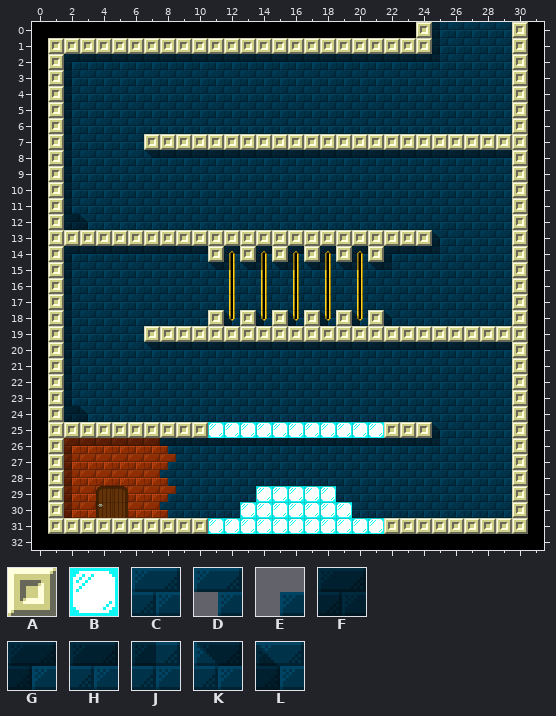
Tiled map, stored at maps/test5.tmx. Above: the version before the commit.
Cells are 16x16 px. Shown: x 0..31, y 0..32.
Key: from "blocks": A 0, B 24; from "insidehouse": C 3, D 4, E 5, F 16, G 17, H 18, J 20, K 21, L 22.
_ is an empty cell.
Layers that did not change in this view are not listed.
Layer "blue" before, first column x 4:
11 CCCCCCCCCCCCCCCCCCCCCCCCCCAF
12 CCCCCCCCCCCCCCCCCCCCCCCCCCAF
13 AAAAAAAAAAAAAAAAAAAAACCCCCAF
14 CCCCCCCACACACACACACCCCCCCCAF
15 CCCCCCCCCCCCCCCCCCCCCCCCCCAF
16 CCCCCCCCCCCCCCCCCCCCCCCCCCAF
17 CCCCCCCCCCCCCCCCCCCCCCCCCCAF
18 CCCCCCCACACACACACACCCCCCCCAF
19 CCCAAAAAAAAAAAAAAAAAAAAAAAAF
20 CCCCCCCCCCCCCCCCCCCCCCCCCCAF
21 CCCCCCCCCCCCCCCCCCCCCCCCCCAF
22 CCCCCCCCCCCCCCCCCCCCCCCCCCAF
23 CCCCCCCCCCCCCCCCCCCCCCCCCCAF
24 CCCCCCCCCCCCCCCCCCCCCCCCCCAF
25 AAAAAAABBBBBBBBBBBAAACCCCCAF
26 ____DCCCCCCCCCCCCCCCCCCCCCAF
27 ____ECCCCCCCCCCCCCCCCCCCCCAF
28 ____DCCCCCCCCCCCCCCCCCCCCCAF
29 ____ECCCCCBBBBBCCCCCCCCCCCAF
30 ____DCCCCBBBBBBBCCCCCCCCCCAF
31 AAAAAAABBBBBBBBBBBAAAAAAAAAF
32 FFFFFFFFFFFFFFFFFFFFFFFFFFFF
Layer "ombres" before, first column x 19:
11 _____________
12 _____________
13 ______L______
14 _G_GHHJ______
15 KJKJ_________
16 _____________
17 _____________
18 _L_L_________
19 _____________
20 HHHHHHHHHHH__
21 _____________
22 _____________
23 _____________
24 _____________
25 ______L______
Once edited:
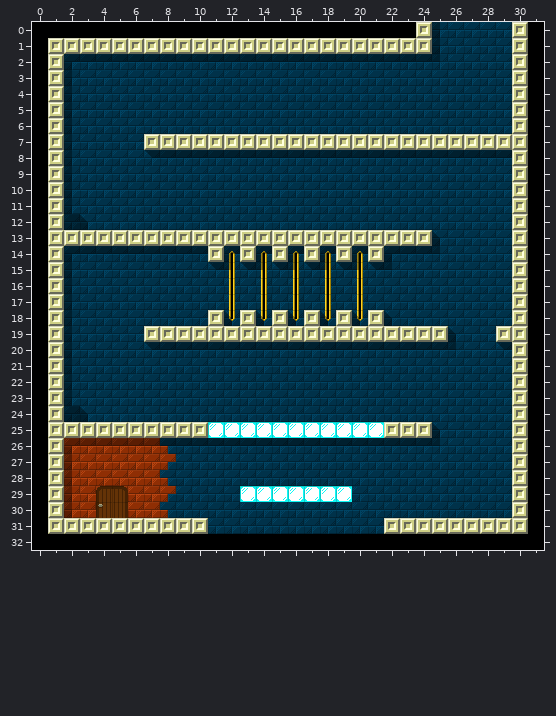
See-through tiles are keyed as they look on the map.
Diff:
Layer "blue":
Tile B replaces tile C in row 29 at x 13 and 19.
Tile C replaces tile A in row 19 at x 26 to 28.
Tile C replaces tile B in row 30 at x 13 to 19; in row 31 at x 11 to 21.
Layer "ombres":
Tile J replaces tile H in row 20 at x 26.
Tile K replaces tile H in row 20 at x 29.
Tile L is added in row 19 at x 26.
Tile H is gone in row 20 at x 27 to 28.
Boxes around the changes in both pictures, in picture pixels (x1, y1, x2, y2):
changed: (448, 326, 504, 350)
changed: (208, 486, 384, 534)
